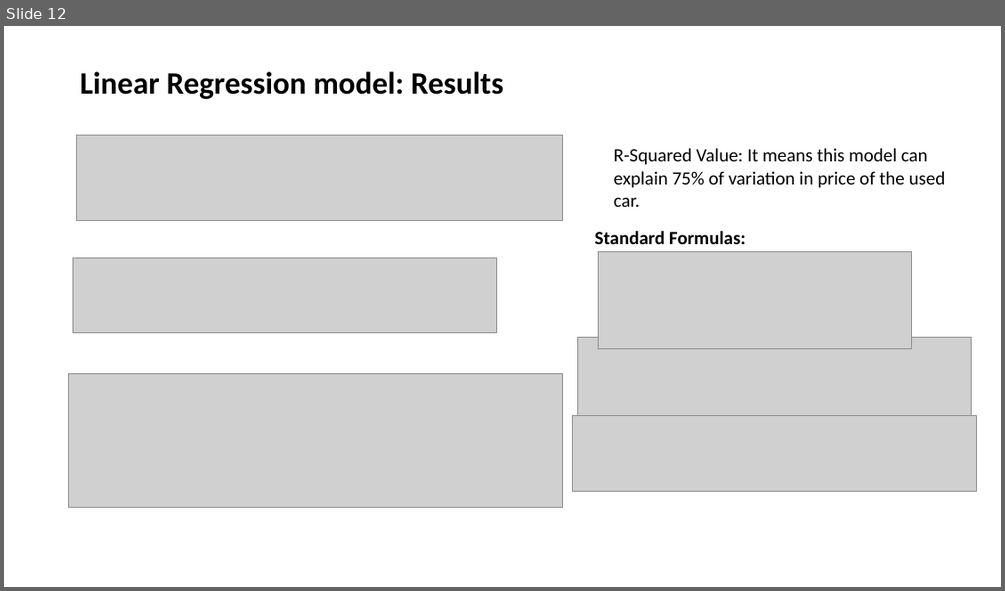
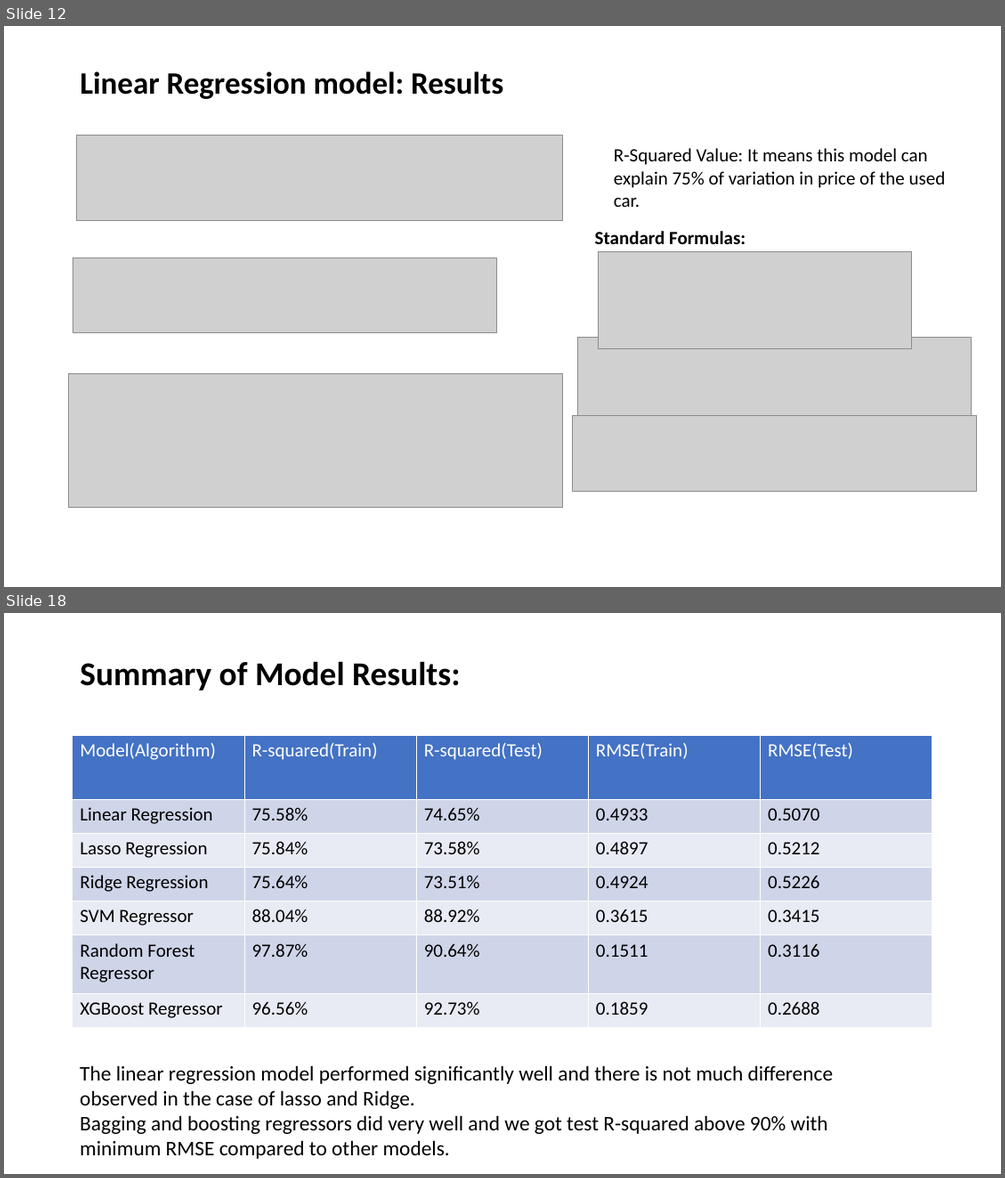
Before and after one commit to MANOJKUMAR1302/22FA_Dataverse_Team08, a slide deck: TEAM 8_FINAL_PRESENTATION.pptx. Shown one above the other, each under a label of ours: slide 12 before the commit, slides 12 and 18 after it; the slides between them are not shown. The pictures are 1005x591 and 1005x1178 pixels, drawn with LibreOffice and Linux fonts; fonts in the diff are those of the drawing; grey boxes stand for pictures. Boxes give left, top, right and bottom in pixels: in the first picture for what was removed or moved away, otherwise in the second. Text is boxed around its words. In the diff, an @@ line names an element or a change of style, - is before the commit and + after.

Commit message:
Update TEAM 8_FINAL_PRESENTATION.pptx
Updated slides for Random Forest and XGBoost Regressor models and summary.

```diff
--- a/TEAM 8_FINAL_PRESENTATION.pptx
+++ b/TEAM 8_FINAL_PRESENTATION.pptx
@@ slide 18 added at box(4, 613, 1001, 1174), background #FFFFFF @@
@@ title added at box(80, 661, 460, 690), 32 pt, text #000000, bold @@
+Summary of Model Results:
@@ table added at box(73, 735, 933, 1027), 7 rows, 5 columns @@
+Model(Algorithm) | R-squared(Train) | R-squared(Test) | RMSE(Train) | RMSE(Test)
+Linear Regression | 75.58% | 74.65% | 0.4933 | 0.5070
+Lasso Regression | 75.84% | 73.58% | 0.4897 | 0.5212
+Ridge Regression | 75.64% | 73.51% | 0.4924 | 0.5226
+SVM Regressor | 88.04% | 88.92% | 0.3615 | 0.3415
+Random Forest Regressor | 97.87% | 90.64% | 0.1511 | 0.3116
+XGBoost Regressor | 96.56% | 92.73% | 0.1859 | 0.2688
@@ text added at box(80, 1065, 833, 1159), 20 pt, text #000000 @@
+The linear regression model performed significantly well and there is not much difference observed in the case of lasso and Ridge.
+Bagging and boosting regressors did very well and we got test R-squared above 90% with minimum RMSE compared to other models.
```
Also in this commit, not shown: 6 other slides added.
